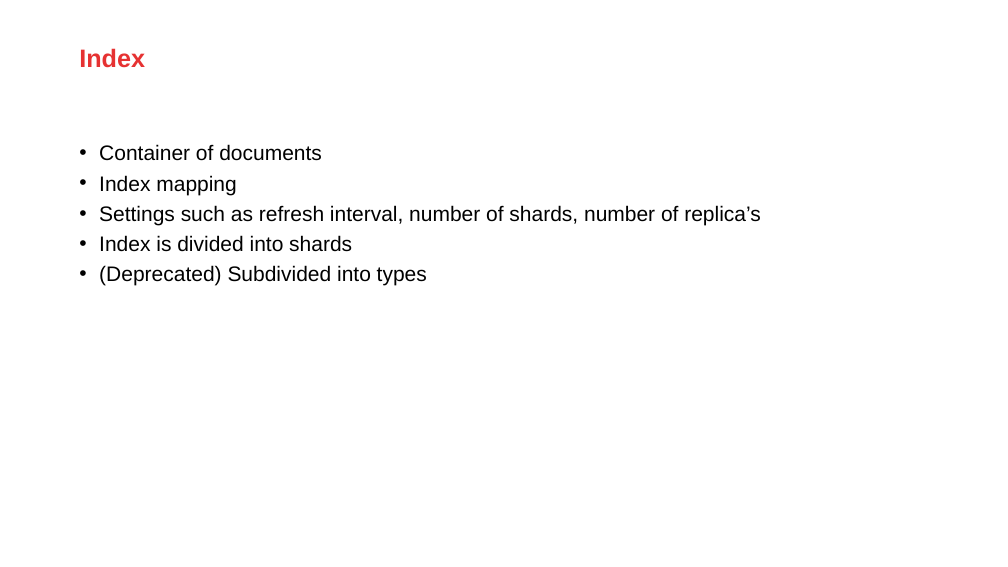
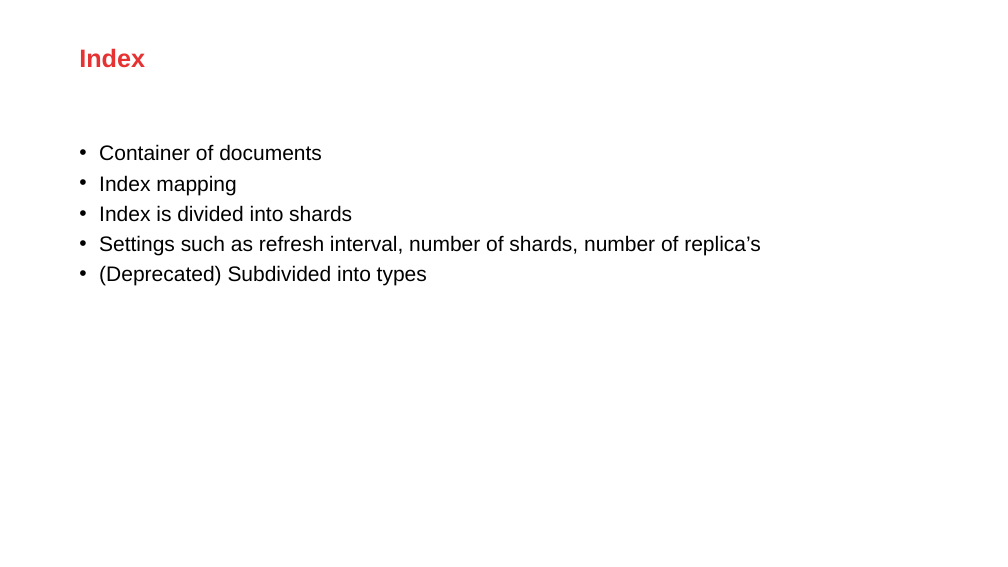
Before and after one commit to AMIS-Services/sig-elasticsearch-may2020, a slide deck: slide 7 of Elasticsearch.pptx. Drawn at 1008x567 pixels with LibreOffice and Linux fonts; fonts in the diff are those of the drawing; background and template pictures are left out. Boxes give left, top, right and bottom in pixels: in the first picture for what was removed or moved away, otherwise in the second. Text is boxed around its words. In the diff, an @@ line names an element or a change of style, - is before the commit and + after.

```diff
--- a/Elasticsearch.pptx
+++ b/Elasticsearch.pptx
@@ text at <box>99,205,352,222</box>: paragraph added @@
+• Index is divided into shards
@@ text at <box>99,235,352,252</box>: paragraph removed @@
-• Index is divided into shards
```
Also in this commit, not shown: 4 other slides changed, 1 slide removed.
